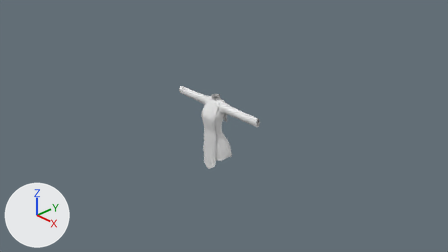
What one commit did to the Blender file Zhonja.blend.
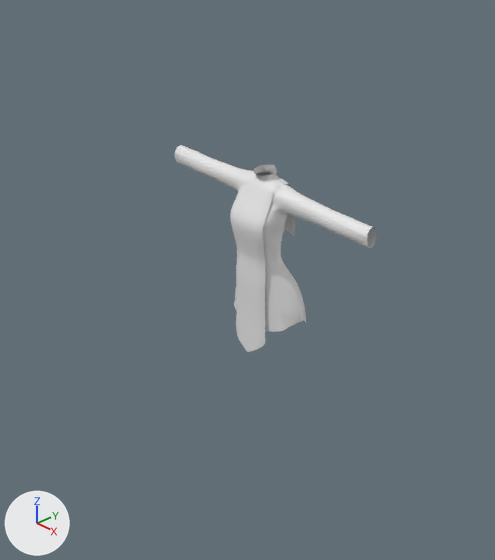
There are two pictures of each version: one from the file's camera 'Camera', one close up on the part from 24% to 69% of the width and 11% to 100% of the height. The lights are fixed; the arrows at lower left show +X, +Y and +Z.
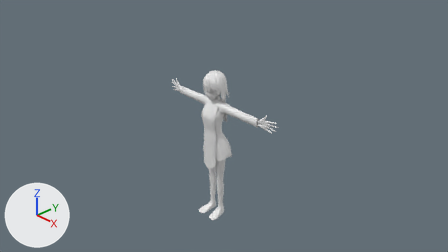
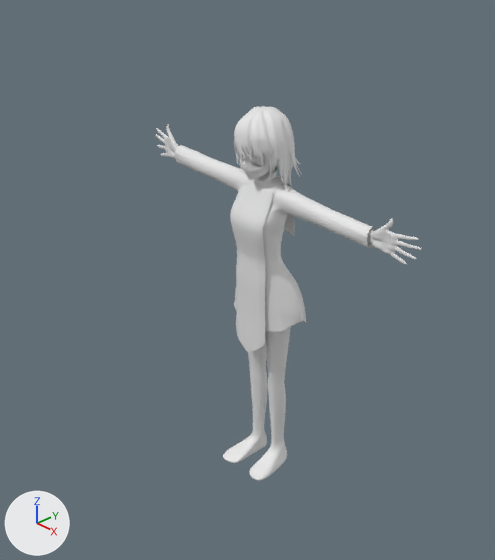
The change, as JSON lines over the scene's bpy script:
```json
{"op": "remove", "block": "ob_plane", "code": "ob_plane.hide_set(True)  # its collection is switched off"}
{"op": "remove", "block": "ob_plane_001", "code": "ob_plane_001.hide_set(True)  # its collection is switched off"}
{"op": "remove", "block": "ob_plane_002", "code": "ob_plane_002.hide_set(True)  # its collection is switched off"}
```

Changed parts and their boxes [x1, y1, x2, y2] in the close-ups (495 x 560 px):
```json
{"object": "Plane.002", "change": "shown", "after": [155, 125, 422, 481]}
{"object": "Plane.001", "change": "shown", "after": [234, 106, 302, 191]}
{"object": "Plane", "change": "shown", "after": [242, 149, 277, 180]}
```
